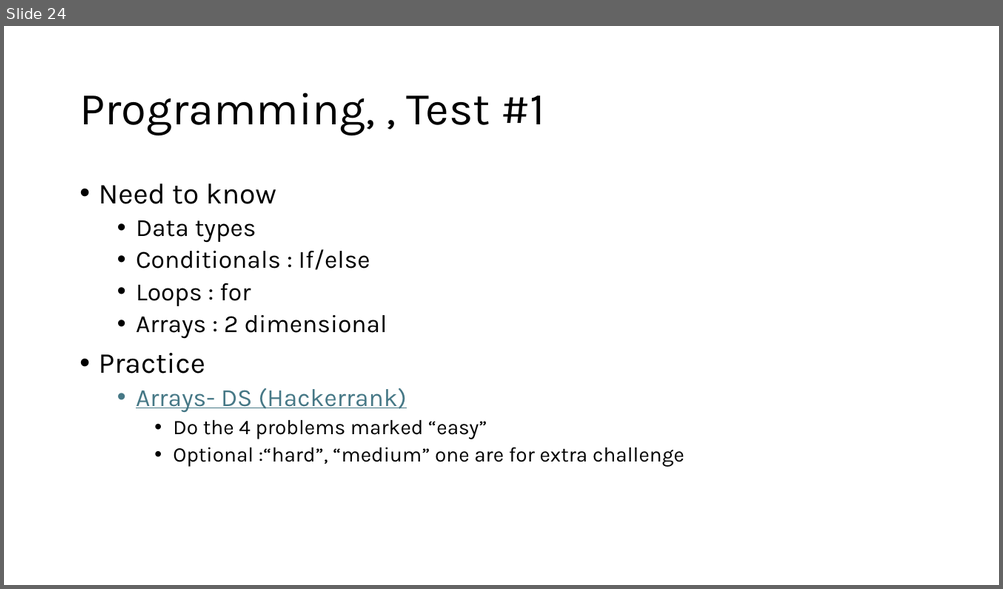
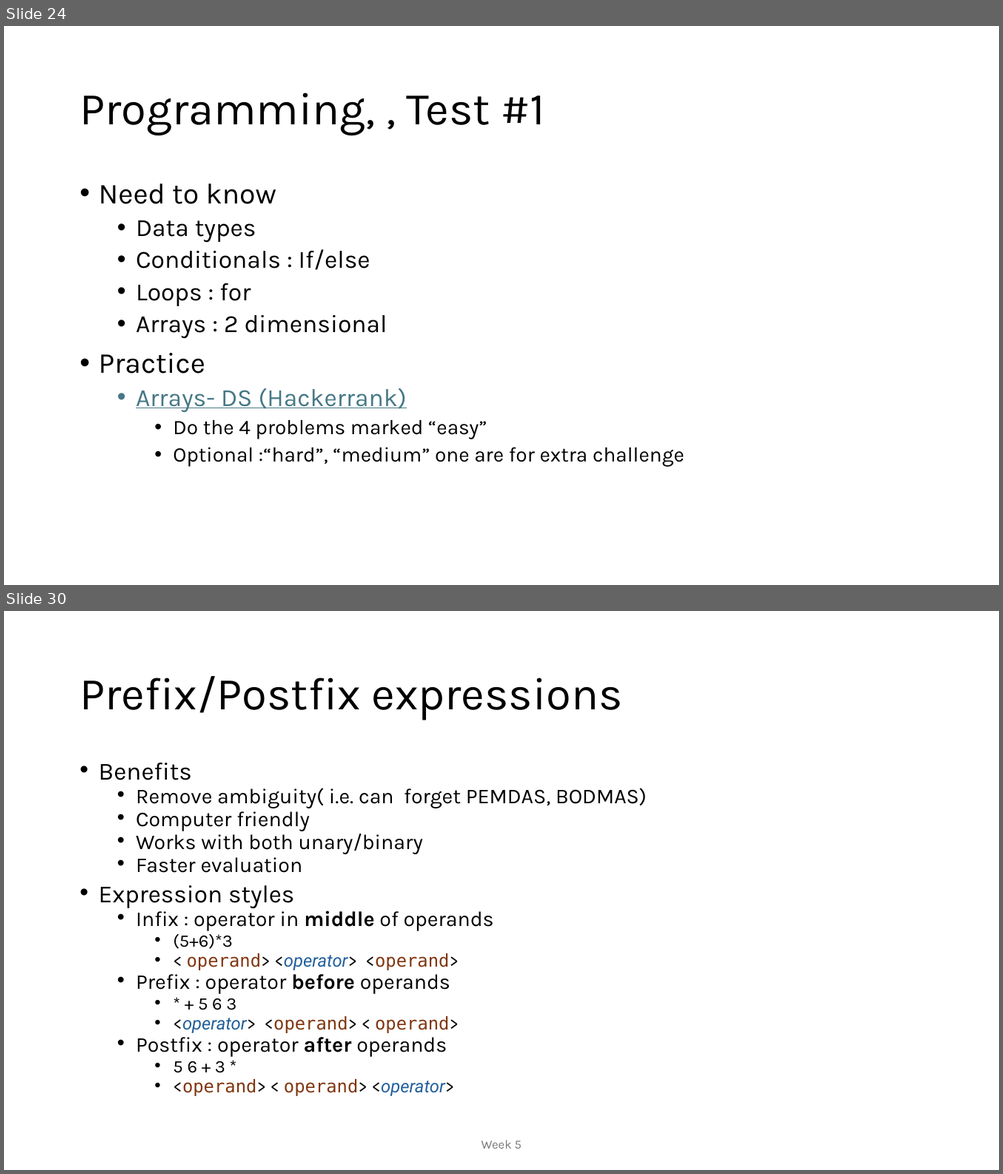
Before and after one commit to MoklaEducation/ems_winter_2025_acsl101, a slide deck: all/ExploringCSConceptsViaACSLCompetitions_all.pptx. Shown one above the other, each under a label of ours: slide 24 before the commit, slides 24 and 30 after it; the slides between them are not shown. The pictures are 1003x589 and 1003x1174 pixels, drawn with LibreOffice and Linux fonts; fonts in the diff are those of the drawing. Boxes give left, top, right and bottom in pixels: in the first picture for what was removed or moved away, otherwise in the second. Text is boxed around its words. In the diff, an @@ line names an element or a change of style, - is before the commit and + after.

```diff
--- a/all/ExploringCSConceptsViaACSLCompetitions_all.pptx
+++ b/all/ExploringCSConceptsViaACSLCompetitions_all.pptx
@@ slide 30 added at [4, 611, 999, 1170], background #FFFFFF @@
@@ title added at [79, 676, 623, 721], 44 pt, text #000000 @@
+Prefix/Postfix expressions
@@ text added at [99, 763, 646, 1096], 20.4 pt, text #000000 @@
+• Benefits
+  • Remove ambiguity( i.e. can forget PEMDAS, BODMAS)
+  • Computer friendly
+  • Works with both unary/binary
+  • Faster evaluation
+• Expression styles
+  • Infix : operator in middle of operands
+    • (5+6)*3
+    • < operand> <operator> <operand>
+  • Prefix : operator before operands
+    • * + 5 6 3
+    • <operator> <operand> < operand>
+  • Postfix : operator after operands
+    • 5 6 + 3 *
+    • <operand> < operand> <operator>
@@ text added at [481, 1140, 521, 1149], 12 pt, text #797979 @@
+Week 5
```
Also in this commit, not shown: 12 other slides added, 1 other file.
